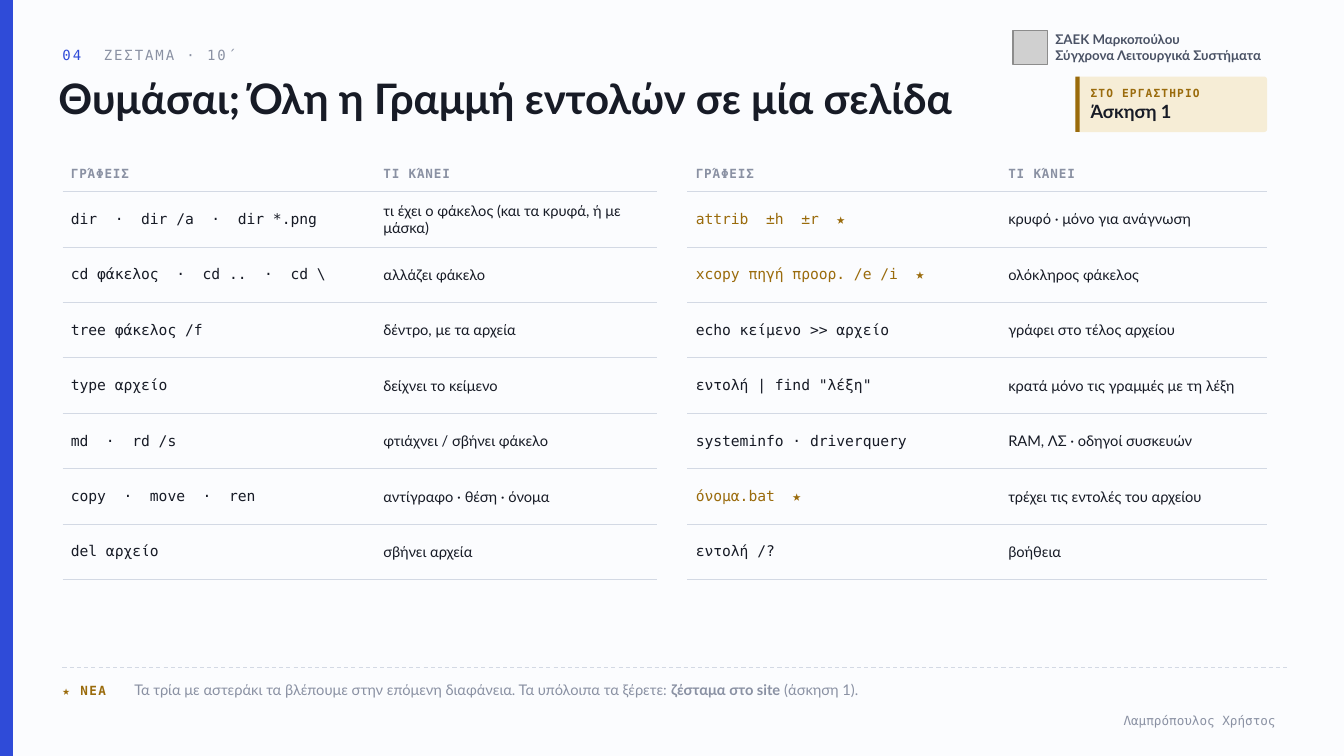
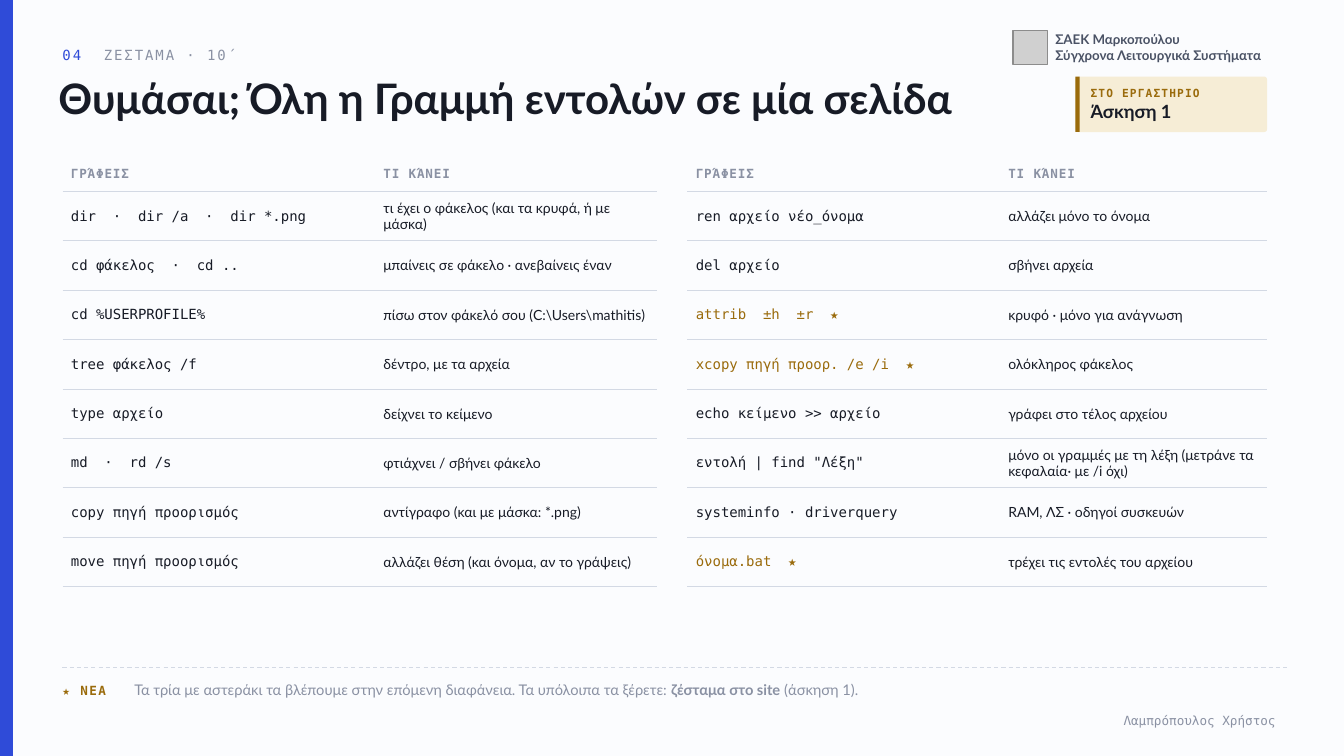
Before and after one commit to xristlamp/LAMPROPOULOS, a slide deck: slide 4 of files/markopoulo/sls-05-cmd.pptx. Drawn at 1344x756 pixels with LibreOffice and Linux fonts; fonts in the diff are those of the drawing; grey boxes stand for pictures. Boxes give left, top, right and bottom in pixels: in the first picture for what was removed or moved away, otherwise in the second. Text is boxed around its words. In the diff, an @@ line names an element or a change of style, - is before the commit and + after.

```diff
--- a/files/markopoulo/sls-05-cmd.pptx
+++ b/files/markopoulo/sls-05-cmd.pptx
@@ table at [63,156,657,587] @@
-row 3: cd φάκελος · cd .. · cd \ | αλλάζει φάκελο
+row 3: cd φάκελος · cd .. | μπαίνεις σε φάκελο · ανεβαίνεις έναν
+row 4: cd %USERPROFILE% | πίσω στον φάκελό σου (C:\Users\mathitis)
-row 8, column 1: copy · move · ren
+row 8, column 1: copy πηγή προορισμός
-row 8, column 2: αντίγραφο · θέση · όνομα
+row 8, column 2: αντίγραφο (και με μάσκα: *.png)
-row 9, column 1: del αρχείο
+row 9, column 1: move πηγή προορισμός
-row 9, column 2: σβήνει αρχεία
+row 9, column 2: αλλάζει θέση (και όνομα, αν το γράψεις)
@@ table at [688,156,1267,587] @@
+row 2: ren αρχείο νέο_όνομα | αλλάζει μόνο το όνομα
+row 3: del αρχείο | σβήνει αρχεία
@@ row 7, column 1: "εντολή | find "λέξη"" to "εντολή | find "Λέξη"" @@
-row 7, column 2: κρατά μόνο τις γραμμές με τη λέξη
+row 7, column 2: μόνο οι γραμμές με τη λέξη (μετράνε τα κεφαλαία· με /i όχι)
-row 8: εντολή /? | βοήθεια
```
Also in this commit, not shown: 3 other slides changed, 2 other files.
